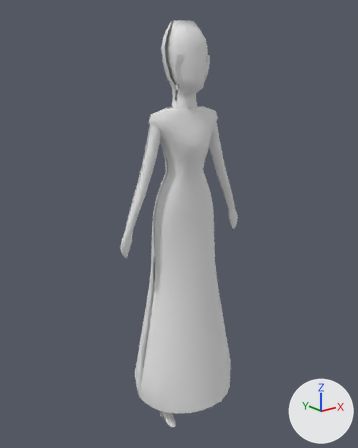
One commit to the glTF model public/models/bossgamerev.glb: the scene before it, then after it.
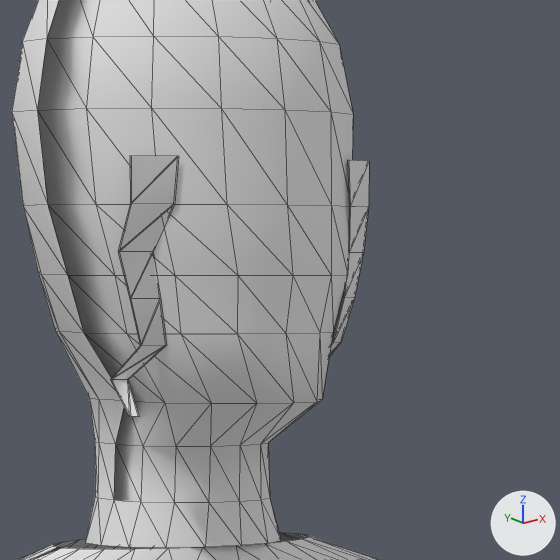
Old and new are each drawn whole from a 50 mm camera at (-1.314, -1.607, 1.569) aimed at (-0.009, 0.025, 0.917) and again close up on the part from 45% to 66% of the width and 7% to 24% of the height. The axes (+X, +Y, +Z) are drawn at lower right. The lights are the same throughout. The last two pictures show the newer version. The close-ups show mesh edges as thin lines. Vertices at exactly the same position are counted once.

The scene before the commit, as lines of its bpy script (objects in view):
```python
me_geometry_0 = bpy.data.meshes.new('geometry_0')
me_geometry_0.from_pydata(...)  # 1688 vertices, 3159 faces; spans x -0.33..0.33, y -0.22..0.22, z 0.0..1.75
me_geometry_0.materials.append(mat_material_0)  # its picture is missing
ob_geometry_0 = bpy.data.objects.new('geometry_0', me_geometry_0)
ob_geometry_0.location = (0.0, 0.0, 0.0)
```
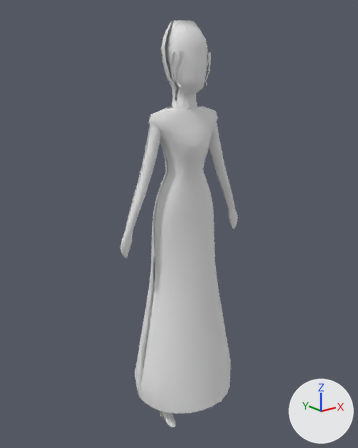
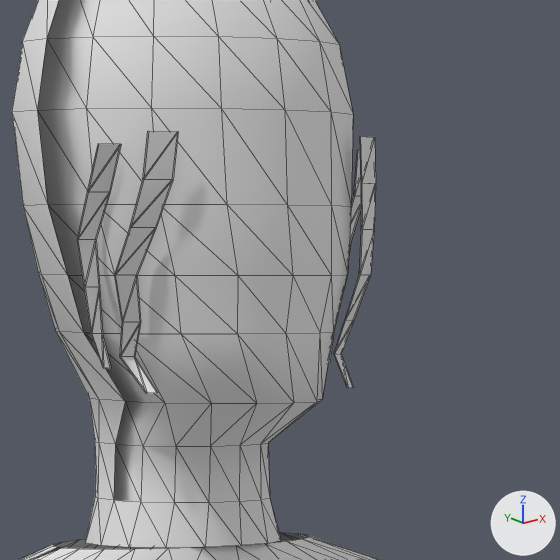
Where the change shows, as pixel boxes [x1, y1, x2, y2] in the close-ups (560 x 560 px; the box of a moved part takes in the faces that stretch with it):
part 1 of me_geometry_0, added: after [115, 131, 178, 393]
part 2 of me_geometry_0, added: after [114, 131, 149, 393]
part 3 of me_geometry_0, added: after [335, 136, 376, 388]
part 4 of me_geometry_0, added: after [333, 136, 362, 388]
part 5 of me_geometry_0, moved or reshaped: before [110, 156, 369, 417]; after [77, 144, 361, 369]

The edits, one by one:
me_geometry_0 is used by ob_geometry_0; location (0.0, 0.0, 0.0).
me_geometry_0 had 1688 vertices, 3159 faces and spanned x -0.33..0.33, y -0.22..0.22, z 0.0..1.75.
me_geometry_0 now has 1740 vertices, 3203 faces and spans x -0.33..0.33, y -0.22..0.22, z 0.0..1.75.
me_geometry_0 part 1: the loose piece of 14 vertices spanning x -0.09..-0.06, y -0.07..-0.03, z 1.49..1.62 is copied, and the copy is moved by (0.0, 0.0, 0.01); it spans x -0.09..-0.06, y -0.07..-0.04, z 1.5..1.63.
me_geometry_0 part 2: the loose piece of 14 vertices spanning x -0.09..-0.06, y -0.07..-0.03, z 1.49..1.62 is copied, and the copy is moved by (0.0, 0.0, 0.01); it spans x -0.09..-0.06, y -0.07..-0.03, z 1.5..1.63.
me_geometry_0 part 3: a new loose piece of 14 vertices spanning x 0.05..0.08, y -0.08..-0.06, z 1.5..1.63, in mat_material_0 (its picture is missing).
me_geometry_0 part 4: a new loose piece of 14 vertices spanning x 0.05..0.08, y -0.07..-0.06, z 1.5..1.63, in mat_material_0 (its picture is missing).
Part 5, on me_geometry_0:
48 vertices are removed from x -0.09..0.08, y -0.07..-0.03, z 1.49..1.62.
44 faces are deleted.
2 vertices move within x 0.07, y -0.03, z 1.51.
44 vertices are added at x -0.1..0.09, y -0.05..-0.03, z 1.51..1.63.
40 new faces join them.
